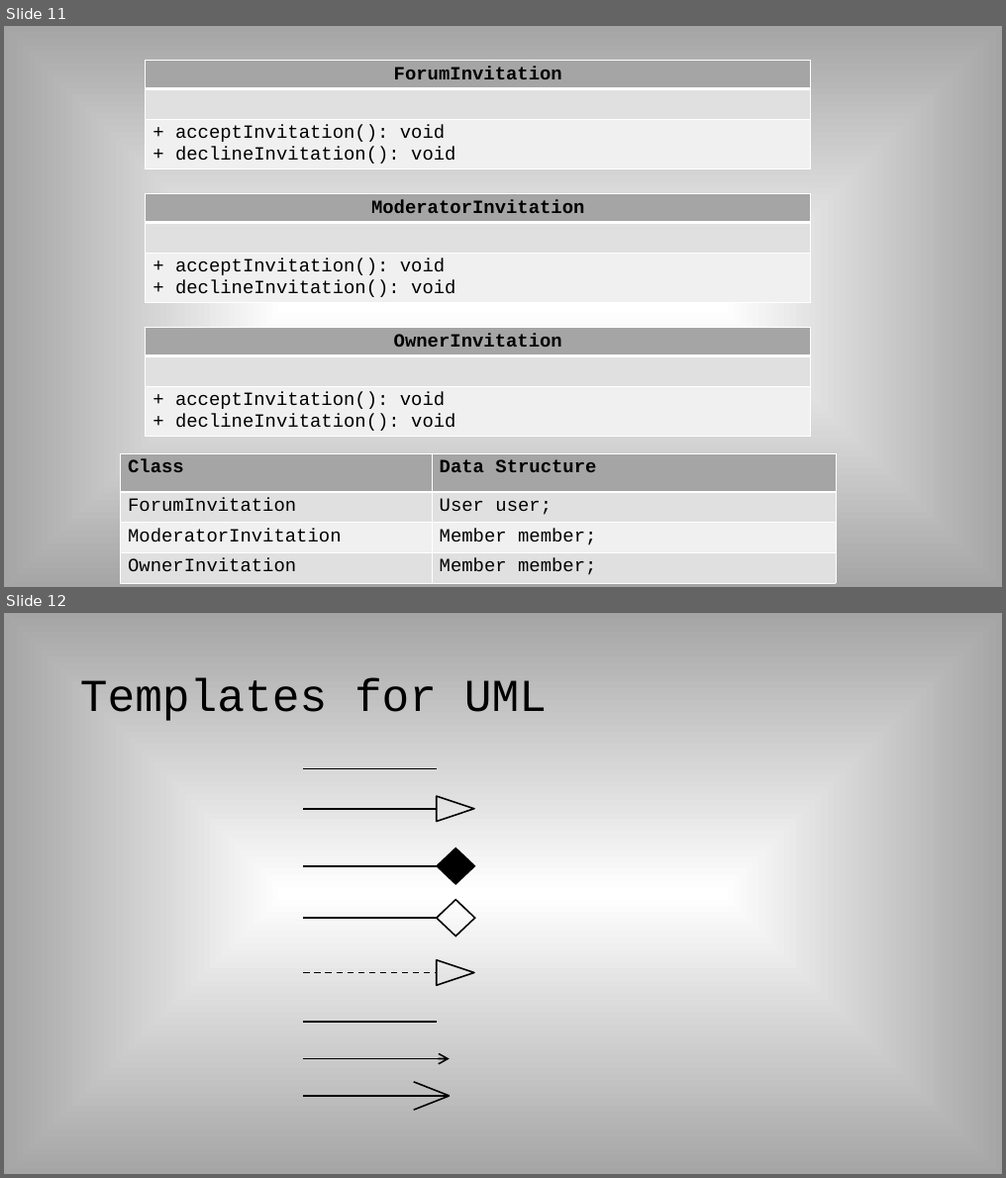
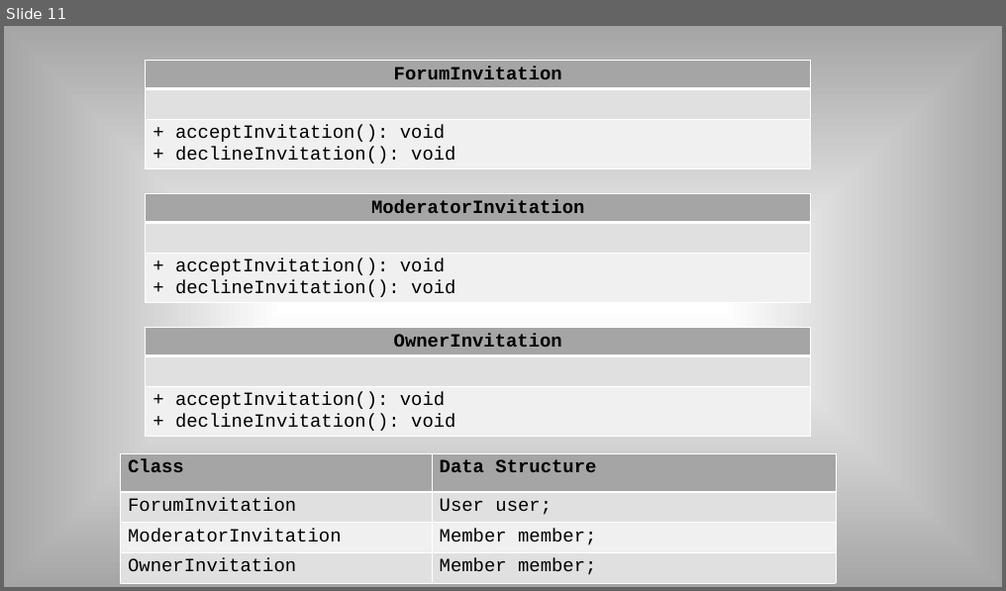
Before and after one commit to MaxHumes/SoftwareMethodologyProjects, a slide deck: UMLAssignment/UML.pptx. Shown one above the other, each under a label of ours: slides 11 and 12 before the commit, slide 11 after it. The pictures are 1006x1178 and 1006x591 pixels, drawn with LibreOffice and Linux fonts; fonts in the diff are those of the drawing. Boxes give left, top, right and bottom in pixels: in the first picture for what was removed or moved away, otherwise in the second. Text is boxed around its words. In the diff, an @@ line names an element or a change of style, - is before the commit and + after.

```diff
--- a/UMLAssignment/UML.pptx
+++ b/UMLAssignment/UML.pptx
@@ slide 12 removed at (x1=4, y1=613, x2=1002, y2=1174), background gradient #FFFFFF to #A5A5A5 @@
@@ title removed at (x1=80, y1=679, x2=547, y2=721) @@
-Templates for UML
@@ line removed from (303, 769) to (437, 769) @@
@@ line removed from (303, 809) to (437, 809) @@
@@ triangle removed at (x1=437, y1=796, x2=474, y2=822) @@
@@ diamond removed at (x1=437, y1=848, x2=475, y2=884) @@
@@ line removed from (303, 866) to (437, 866) @@
@@ diamond removed at (x1=437, y1=900, x2=475, y2=937) @@
@@ line removed from (303, 919) to (437, 919) @@
@@ triangle removed at (x1=437, y1=960, x2=474, y2=986) @@
@@ line removed from (303, 973) to (437, 973) @@
@@ line removed from (303, 1022) to (437, 1022) @@
@@ arrow removed from (303, 1059) to (450, 1059) @@
@@ line removed from (414, 1082) to (450, 1096) @@
@@ line removed from (303, 1096) to (450, 1096) @@
@@ line removed from (414, 1110) to (450, 1096) @@
```
Also in this commit, not shown: 2 slides changed, 1 other file.
